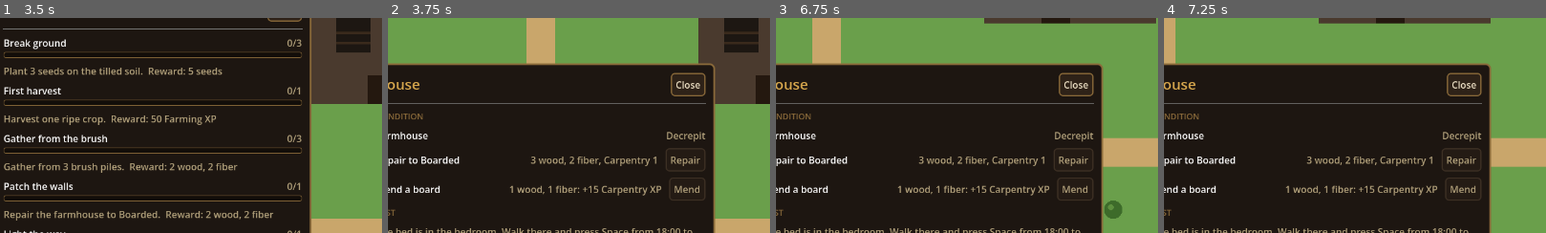
Above: before the commit, frames 1-4 (left to right).
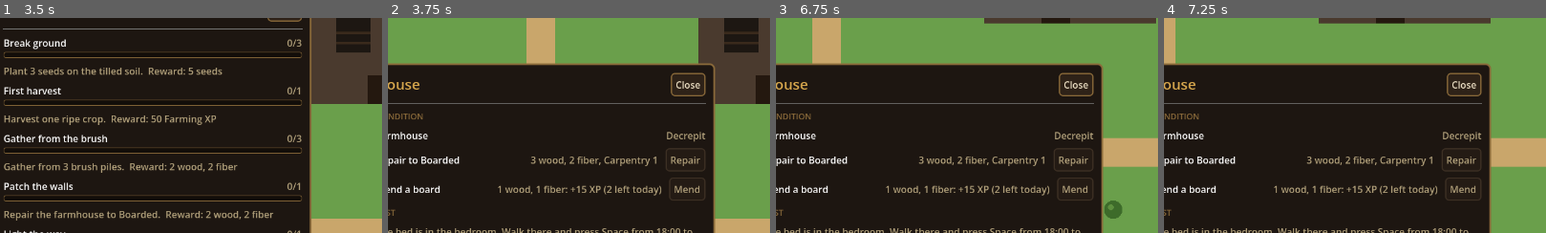
Above: after the commit, the same moments.

Repository: joshj1108/CrowCreekHollow
Game: Godot game, scene res://scenes/main.tscn
Same seed, same stepped clock (60 frames per second), same inputs: the game is played once before the commit and once after it.
Inputs:
- Up to frame 1 (3.5 s): click "Skills [K]" at 0.5 s; click "Inventory [I]" at 1.25 s; click "Gear [G]" at 2 s; click "Quests [Q]" at 2.75 s
- Up to frame 2 (3.75 s): click "House [H]" at 3.5 s
- Up to frame 3 (6.75 s): click "Settings [Esc]" at 4.25 s; tap Enter at 5 s; hold D (move_right) 5.03-5.78 s; tap Space (use) at 5.1, 6.05 s; hold S (move_down) 5.78-6.53 s; tap G (gear) at 5.85 s; hold D (move_right) from 6.53 s (still down); tap H (house) at 6.6 s
- Up to frame 4 (7.25 s): keep holding D (move_right); tap Space (use) at 6.8 s
The pictures show only the part of the screen within x 30-80%, y 0-50%; the shares and areas given below are measured in that part.

Frame 1 is identical in both runs. In frame 2, 0.8% of the frame differs, in the area x 28-72%, y 77-83%; in frame 3, 0.8%; in frame 4, 0.8%.

Commit message:
Cap mending at 2 per day to slow house upgrades
- Mending was repeatable without limit, so the house could be finished in one day
- Limit mending to 2 per day; the House row shows how many are left today
- Save and load the daily mend count
- Update DESIGN.md with the expected pacing

Co-Authored-By: Claude Haiku 5.5 <noreply@anthropic.com>
Claude-Session: https://claude.ai/code/session_016EvHBYyFANDWxunM27u84C

Diff:
--- a/scripts/main.gd
+++ b/scripts/main.gd
@@ -98,6 +98,7 @@
 const XP_MEND := 15
 const MEND_WOOD := 1
 const MEND_FIBER := 1
+const MEND_DAILY_LIMIT := 2   # keeps Carpentry training to a few days per level
 const XP_FISH := 15
 const FISH_SPOT_COUNT := 3
 const FISH_SPOT_SECONDS := 12.0   # how often the sparkling fishing spots move
@@ -169,6 +170,8 @@
 var lantern_tier := 0               # 0 = none built yet
 var house_stage := 0
 var tidied_day := 0
+var mend_day := 0                   # the day the mend count applies to
+var mends_today := 0
 var sanity := SANITY_MAX
 var sanity_penalty := 0             # permanent cap reduction from collapsing
 var inside := false                 # standing in the farmhouse interior
@@ -622,7 +625,7 @@
 		})
 	rows.append({
 		"name": "Mend a board",
-		"value": "%d wood, %d fiber: +%d Carpentry XP" % [MEND_WOOD, MEND_FIBER, XP_MEND],
+		"value": "%d wood, %d fiber: +%d XP (%d left today)" % [MEND_WOOD, MEND_FIBER, XP_MEND, _mends_left()],
 		"button": "Mend",
 		"action": "mend",
 		"enabled": _can_mend(),
@@ -825,14 +828,26 @@
 
 # Mending boards is repeatable Carpentry training, so the house can progress
 # without waiting on quest rewards.
+func _mends_left() -> int:
+	var used := mends_today if mend_day == day else 0
+	return MEND_DAILY_LIMIT - used
+
+
 func _can_mend() -> bool:
-	return materials["wood"] >= MEND_WOOD and materials["fiber"] >= MEND_FIBER
+	return _mends_left() > 0 and materials["wood"] >= MEND_WOOD and materials["fiber"] >= MEND_FIBER
 
 
 func _mend_house() -> void:
+	if _mends_left() <= 0:
+		_show_message("You've mended all you can today. Come back tomorrow.")
+		return
 	if not _can_mend():
 		_show_message("You need %d wood and %d fiber to mend a board." % [MEND_WOOD, MEND_FIBER])
 		return
+	if mend_day != day:
+		mend_day = day
+		mends_today = 0
+	mends_today += 1
 	materials["wood"] -= MEND_WOOD
 	materials["fiber"] -= MEND_FIBER
 	_grant_xp("Carpentry", XP_MEND)
@@ -1078,6 +1093,8 @@
 		"lantern_tier": lantern_tier,
 		"house_stage": house_stage,
 		"tidied_day": tidied_day,
+		"mend_day": mend_day,
+		"mends_today": mends_today,
 		"event_fired_day": event_fired_day,
 		"sanity": sanity,
 		"sanity_penalty": sanity_penalty,
@@ -1106,6 +1123,8 @@
 	lantern_tier = int(data.get("lantern_tier", 0))
 	house_stage = int(data.get("house_stage", 0))
 	tidied_day = int(data.get("tidied_day", 0))
+	mend_day = int(data.get("mend_day", 0))
+	mends_today = int(data.get("mends_today", 0))
 	event_fired_day = int(data.get("event_fired_day", 0))
 	sanity_penalty = int(data.get("sanity_penalty", 0))
 	sanity = float(data.get("sanity", SANITY_MAX))
Not shown, changed: DESIGN.md
